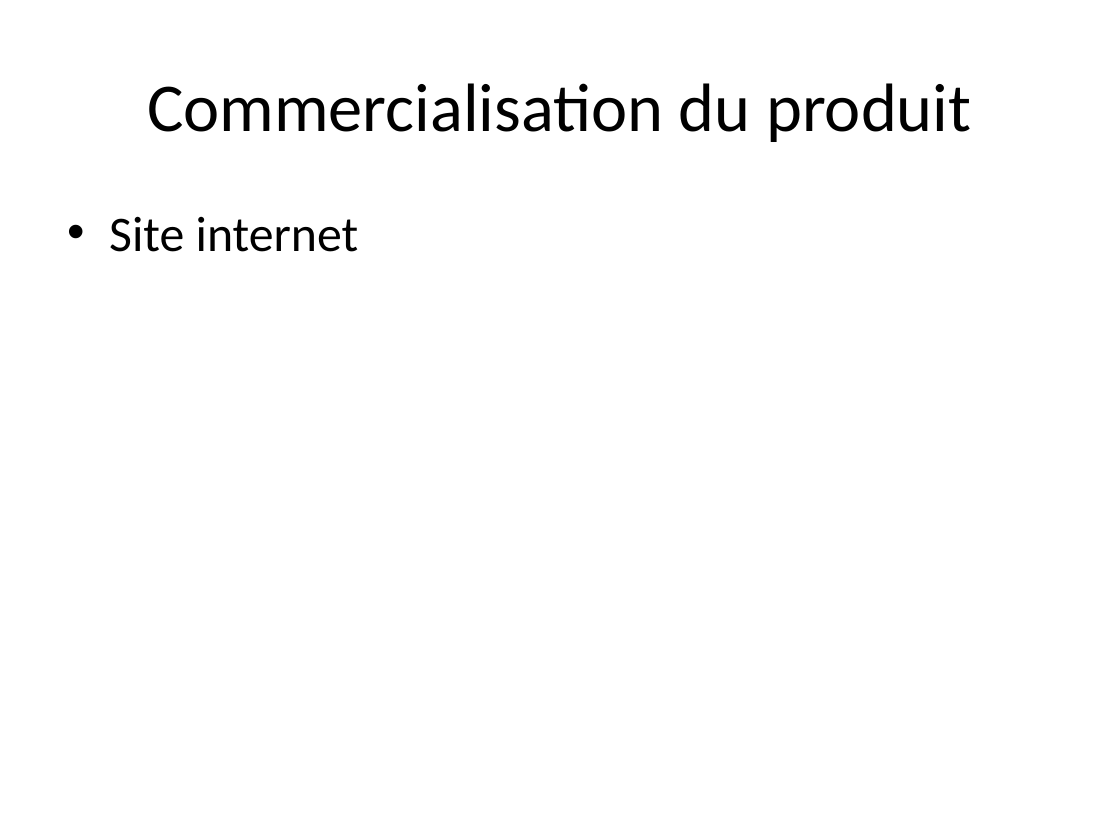
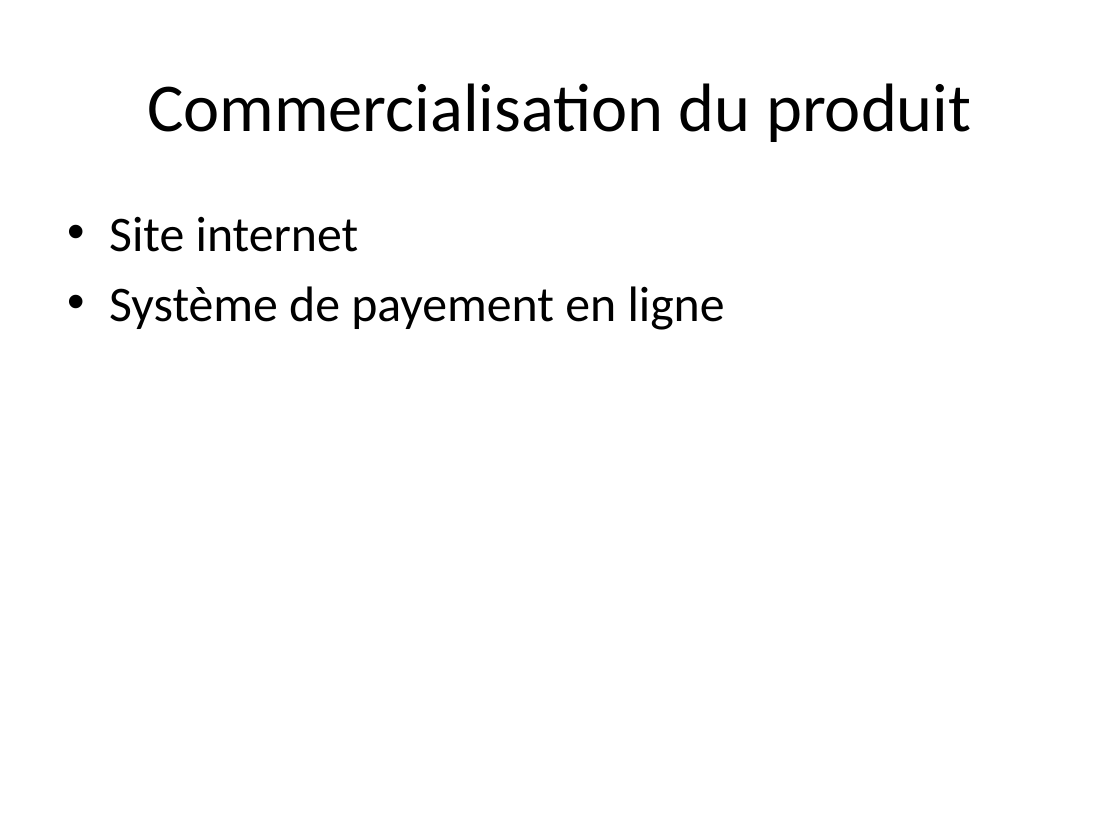
Before and after one commit to intechinfo/Community-Play-3D, a slide deck: slide 15 of Entreprenariat/Dossier/Save Fiona/ppt final.pptx. Drawn at 1120x840 pixels with LibreOffice and Linux fonts; fonts in the diff are those of the drawing. Boxes give left, top, right and bottom in pixels: in the first picture for what was removed or moved away, otherwise in the second. Text is boxed around its words. In the diff, an @@ line names an element or a change of style, - is before the commit and + after.

```diff
--- a/Entreprenariat/Dossier/Save Fiona/ppt final.pptx
+++ b/Entreprenariat/Dossier/Save Fiona/ppt final.pptx
@@ text at (109, 286, 725, 330): paragraph added @@
+• Système de payement en ligne
```
Also in this commit, not shown: 4 other slides changed, 1 slide added, 2 other files.
